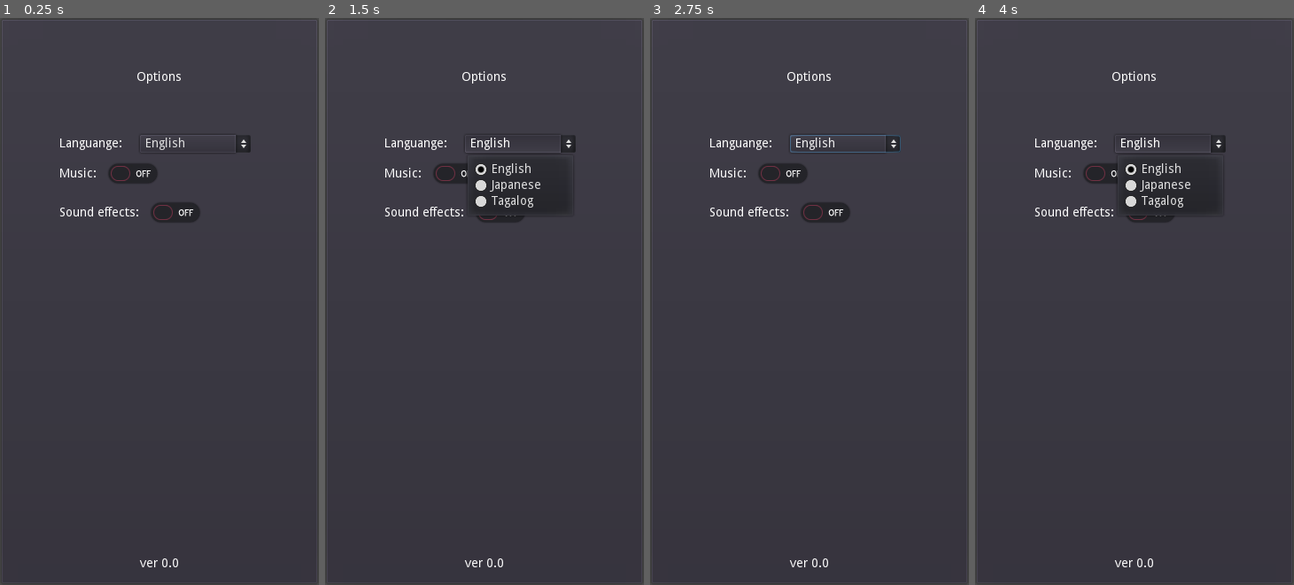
Above: before the commit, frames 1-4 (left to right).
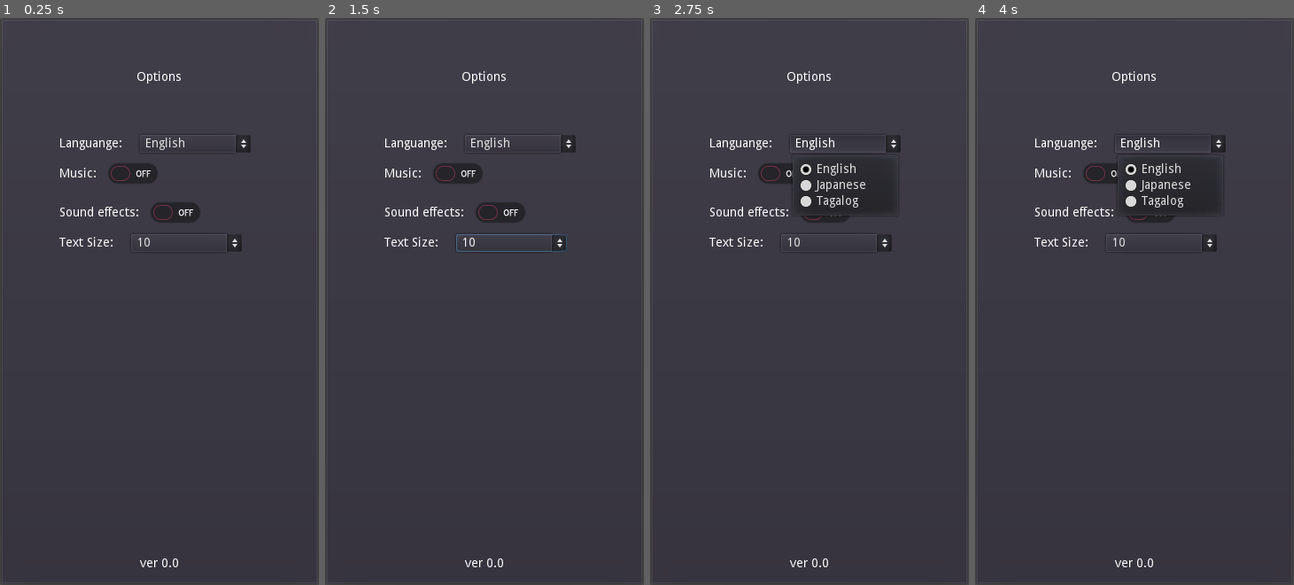
Above: after the commit, the same moments.

Repository: philipuriarte/A-Churchyard-of-Orphans
Game: Godot game, scene res://scenes/options_screen.tscn
Same seed, same stepped clock (60 frames per second), same inputs: the game is played once before the commit and once after it. This scene is started directly instead of the project's main scene.
Inputs (mouse positions are in pixels of both pictures, inside the frame that each line leads up to):
- Up to frame 1 (0.25 s): no input
- Up to frame 2 (1.5 s): click (510, 244) at 0.5 s, where only the run after the commit has a clickable "10"; click "English" at 1.25 s
- Up to frame 3 (2.75 s): click "English" at 2 s
- Up to frame 4 (4 s): click (1160, 244) at 2.75 s, where only the run after the commit has a clickable "10"; click "English" at 3.5 s

The runs differ from the first frame. In frame 1, 0.2% of the frame differs, in the area x 18-76%, y 38-42%; in frame 2, 1.3%, in the area x 18-76%, y 21-42%; in frame 3, 1.3%; in frame 4, 0.2%.

Commit message:
Add Text option nodes to options_screen

Diff:
--- a/scenes/options_screen.tscn
+++ b/scenes/options_screen.tscn
@@ -94,6 +94,27 @@
 margin_right = 170.0
 margin_bottom = 40.0
 
+[node name="Text" type="HBoxContainer" parent="MarginContainer/MainCointainer/OptionsMargin/OptionsContainer"]
+margin_top = 112.0
+margin_right = 276.0
+margin_bottom = 132.0
+custom_constants/separation = 20
+
+[node name="TextLabel" type="Label" parent="MarginContainer/MainCointainer/OptionsMargin/OptionsContainer/Text"]
+margin_top = 3.0
+margin_right = 61.0
+margin_bottom = 17.0
+text = "Text Size:"
+
+[node name="TextOptions" type="OptionButton" parent="MarginContainer/MainCointainer/OptionsMargin/OptionsContainer/Text"]
+margin_left = 81.0
+margin_right = 206.0
+margin_bottom = 20.0
+rect_min_size = Vector2( 125, 0 )
+text = "10"
+items = [ "10", null, false, 0, null, "11", null, false, 1, null, "12", null, false, 2, null, "13", null, false, 3, null, "14", null, false, 4, null ]
+selected = 0
+
 [node name="BottomText" type="Label" parent="MarginContainer/MainCointainer"]
 margin_top = 592.0
 margin_right = 326.0
